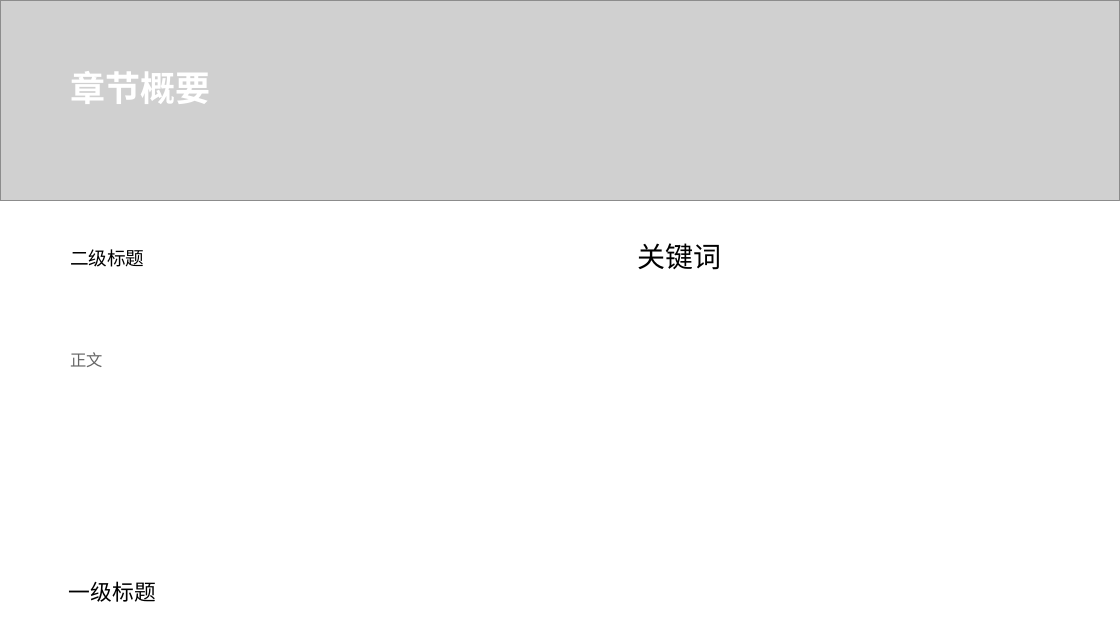
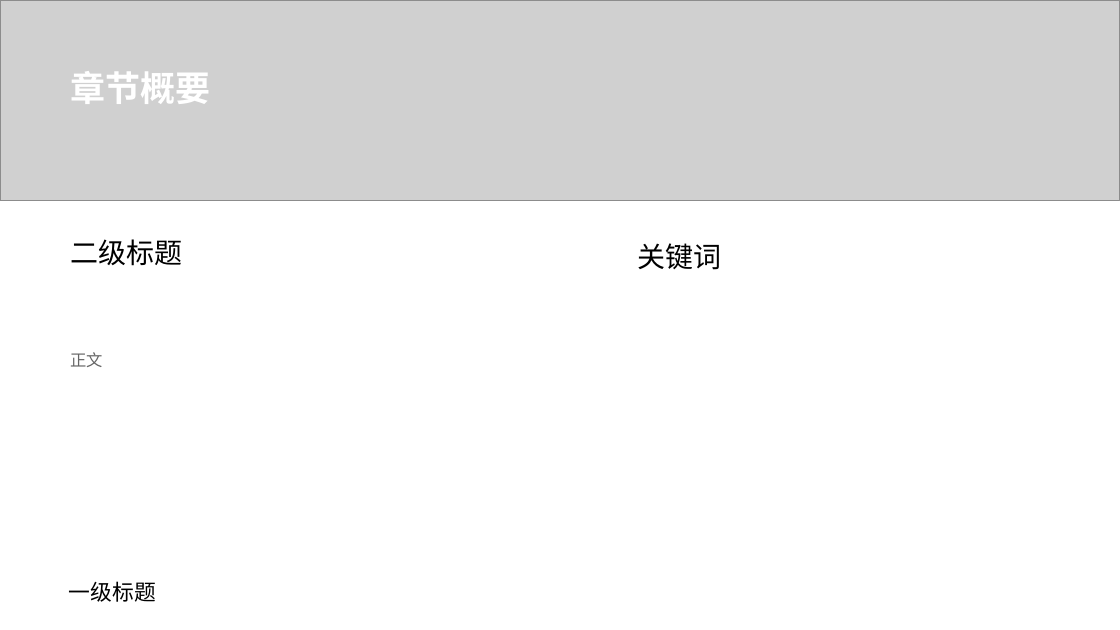
Before and after one commit to bibabu12315/word-ppt, a slide deck: slide 4 of input/template.pptx. Drawn at 1120x630 pixels with LibreOffice and Linux fonts; fonts in the diff are those of the drawing; grey boxes stand for pictures; background and template pictures are left out. Boxes give left, top, right and bottom in pixels: in the first picture for what was removed or moved away, otherwise in the second. Text is boxed around its words. In the diff, an @@ line names an element or a change of style, - is before the commit and + after.

```diff
--- a/input/template.pptx
+++ b/input/template.pptx
@@ text "二级标题" at [70,239,182,266]: size 12 to 18 pt, font Calibri to Noto Sans CJK SC @@
```
Also in this commit, not shown: 6 other files.
